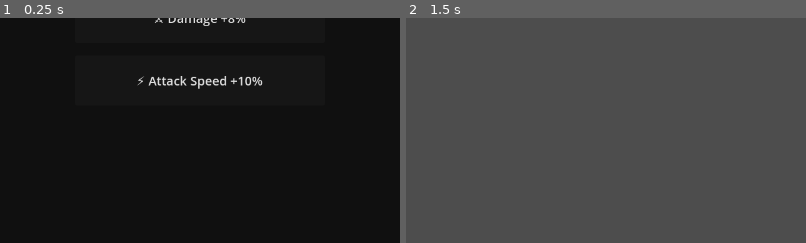
Above: before the commit, frames 1-2 (left to right).
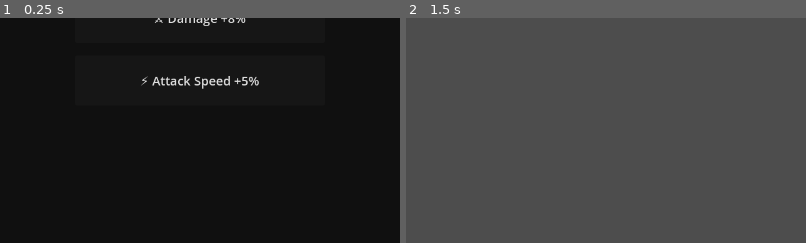
Above: after the commit, the same moments.

Repository: darkmage1000/Nebula-Revenant
Game: Godot game, scene res://LevelUpScreen.tscn
Two runs of this game, one before a commit and one after it. Both use one fixed random seed, a clock stepped at 60 frames per second and the inputs below. This scene is started directly instead of the project's main scene.
Inputs:
- Up to frame 1 (0.25 s): no input
- Up to frame 2 (1.5 s): click "⚔️ Damage +4%" at 0.5 s; tap Enter (ui_accept) at 1.25 s; hold D (ui_right) from 1.28 s (still down)
The pictures show only the part of the screen within x 25-75%, y 50-100%; the shares and areas given below are measured in that part.

The runs differ from the first frame. In frame 1, 0.8% of the frame differs, in the area x 34-66%, y 25-32%; in frame 2, nothing differs.

Commit message:
Fix boss chest crash and nerf attack speed upgrades
- Fixed crash when picking up boss chest by adding player to "player" group
- Nerfed all attack speed upgrades across items and level ups:
  * Common items: 10% → 5%
  * Uncommon items: 25% → 12%, 40% → 20%
  * Legendary: x2 → +50%
  * Level up options reduced by ~40-50% across the board
  * Weapon-specific upgrades: 20-25% → 12-15%
- More balanced progression to prevent excessive fire rate stacking

Diff:
--- a/Chest.gd
+++ b/Chest.gd
@@ -35,10 +35,10 @@
 		},
 		{
 			"name": "Worn Gloves",
-			"description": "+10% Attack Speed",
+			"description": "+5% Attack Speed",
 			"effect_type": "stat",
 			"stat": "attack_speed_mult",
-			"value": 0.1,
+			"value": 0.05,
 			"icon_color": Color(1.0, 0.9, 0.3)
 		},
 		{
@@ -69,10 +69,10 @@
 		},
 		{
 			"name": "Energy Drink",
-			"description": "+25% Attack Speed",
+			"description": "+12% Attack Speed",
 			"effect_type": "stat",
 			"stat": "attack_speed_mult",
-			"value": 0.25,
+			"value": 0.12,
 			"icon_color": Color(0.3, 0.6, 1.0)
 		},
 		{
@@ -135,10 +135,10 @@
 		},
 		{
 			"name": "Time Warp Crystal",
-			"description": "+40% Attack Speed",
+			"description": "+20% Attack Speed",
 			"effect_type": "stat",
 			"stat": "attack_speed_mult",
-			"value": 0.4,
+			"value": 0.2,
 			"icon_color": Color(0.2, 1.0, 0.3)
 		},
 		{
@@ -189,10 +189,10 @@
 		},
 		{
 			"name": "Chrono Accelerator",
-			"description": "x2 Attack Speed + +50% Move Speed",
-			"effect_type": "multi",
-			"effects": [
-				{"stat": "attack_speed_mult", "value": 1.0},  # x2
+			"description": "+50% Attack Speed + +50% Move Speed",
+			"effect_type": "multi",
+			"effects": [
+				{"stat": "attack_speed_mult", "value": 0.5},  # +50%
 				{"stat": "speed", "value": 0.5}
 			],
 			"icon_color": Color(0.8, 0.3, 1.0)
@@ -209,13 +209,13 @@
 		},
 		{
 			"name": "Apocalypse Engine",
-			"description": "+40% Damage, +75% Other Stats",
+			"description": "+40% Damage, +35% Other Stats",
 			"effect_type": "multi",
 			"effects": [
 				{"stat": "damage_mult", "value": 0.40},
-				{"stat": "attack_speed_mult", "value": 0.75},
-				{"stat": "speed", "value": 0.75},
-				{"stat": "aoe_mult", "value": 0.75}
+				{"stat": "attack_speed_mult", "value": 0.35},
+				{"stat": "speed", "value": 0.35},
+				{"stat": "aoe_mult", "value": 0.35}
 			],
 			"icon_color": Color(0.8, 0.3, 1.0)
 		}
--- a/level_up_screen.gd
+++ b/level_up_screen.gd
@@ -17,8 +17,8 @@
 	# ==================== OFFENSE STATS (HEAVILY NERFED) ====================
 	{"type": "stat", "key": "damage_mult", "value": 0.04, "label": "⚔️ Damage +4%", "desc": "All weapons deal more damage", "rarity": "common"},
 	{"type": "stat", "key": "damage_mult", "value": 0.08, "label": "⚔️ Damage +8%", "desc": "Significant damage boost to all weapons", "rarity": "uncommon"},
-	{"type": "stat", "key": "attack_speed_mult", "value": 0.10, "label": "⚡ Attack Speed +10%", "desc": "All weapons fire faster", "rarity": "common"},
-	{"type": "stat", "key": "attack_speed_mult", "value": 0.18, "label": "⚡ Attack Speed +18%", "desc": "Major fire rate increase", "rarity": "uncommon"},
+	{"type": "stat", "key": "attack_speed_mult", "value": 0.05, "label": "⚡ Attack Speed +5%", "desc": "All weapons fire faster", "rarity": "common"},
+	{"type": "stat", "key": "attack_speed_mult", "value": 0.10, "label": "⚡ Attack Speed +10%", "desc": "Major fire rate increase", "rarity": "uncommon"},
 	{"type": "stat", "key": "crit_chance", "value": 0.03, "label": "🎯 Crit Chance +3%", "desc": "Higher chance for critical hits", "rarity": "common"},
 	{"type": "stat", "key": "crit_chance", "value": 0.07, "label": "🎯 Crit Chance +7%", "desc": "Much higher critical hit chance", "rarity": "rare"},
 	{"type": "stat", "key": "crit_damage", "value": 0.15, "label": "💥 Crit Damage +15%", "desc": "Critical hits deal more damage", "rarity": "uncommon"},
@@ -50,8 +50,8 @@
 	# ==================== PISTOL UPGRADES (HEAVILY NERFED) ====================
 	{"type": "weapon", "weapon": "pistol", "key": "damage", "value": 1.5, "label": "🔫 Pistol: +1.5 Damage", "desc": "More damage per shot", "rarity": "common"},
 	{"type": "weapon", "weapon": "pistol", "key": "damage", "value": 2.5, "label": "🔫 Pistol: +2.5 Damage", "desc": "Major damage increase", "rarity": "uncommon"},
-	{"type": "weapon", "weapon": "pistol", "key": "attack_speed", "value": 0.10, "label": "🔫 Pistol: +10% Fire Rate", "desc": "Shoot faster", "rarity": "common"},
-	{"type": "weapon", "weapon": "pistol", "key": "attack_speed", "value": 0.20, "label": "🔫 Pistol: +20% Fire Rate", "desc": "Rapid fire mode", "rarity": "uncommon"},
+	{"type": "weapon", "weapon": "pistol", "key": "attack_speed", "value": 0.08, "label": "🔫 Pistol: +8% Fire Rate", "desc": "Shoot faster", "rarity": "common"},
+	{"type": "weapon", "weapon": "pistol", "key": "attack_speed", "value": 0.15, "label": "🔫 Pistol: +15% Fire Rate", "desc": "Rapid fire mode", "rarity": "uncommon"},
 	{"type": "weapon", "weapon": "pistol", "key": "pierce", "value": 1, "label": "🔫 Pistol: +1 Pierce", "desc": "Bullets pass through enemies", "rarity": "rare"},
 	{"type": "weapon", "weapon": "pistol", "key": "projectiles", "value": 1, "label": "🔫 Pistol: +1 Projectile", "desc": "Fire an extra bullet", "rarity": "rare"},
 
@@ -59,7 +59,7 @@
 	{"type": "weapon", "weapon": "shotgun", "key": "damage", "value": 1.5, "label": "💥 Shotgun: +1.5 Damage", "desc": "Each pellet hits harder", "rarity": "common"},
 	{"type": "weapon", "weapon": "shotgun", "key": "damage", "value": 2.5, "label": "💥 Shotgun: +2.5 Damage", "desc": "Devastating pellet damage", "rarity": "uncommon"},
 	{"type": "weapon", "weapon": "shotgun", "key": "projectiles", "value": 2, "label": "💥 Shotgun: +2 Pellets", "desc": "Fire more pellets per shot", "rarity": "uncommon"},
-	{"type": "weapon", "weapon": "shotgun", "key": "attack_speed", "value": 0.20, "label": "💥 Shotgun: +20% Fire Rate", "desc": "Faster between shots", "rarity": "common"},
+	{"type": "weapon", "weapon": "shotgun", "key": "attack_speed", "value": 0.12, "label": "💥 Shotgun: +12% Fire Rate", "desc": "Faster between shots", "rarity": "common"},
 	{"type": "weapon", "weapon": "shotgun", "key": "pierce", "value": 1, "label": "💥 Shotgun: +1 Pierce", "desc": "Pellets pass through enemies", "rarity": "rare"},
 	{"type": "weapon", "weapon": "shotgun", "key": "knockback", "value": 30, "label": "💥 Shotgun: +30 Knockback", "desc": "Blast enemies away", "rarity": "uncommon"},
 
@@ -68,7 +68,7 @@
 	{"type": "weapon", "weapon": "grenade", "key": "damage", "value": 15, "label": "💣 Grenade: +15 Damage", "desc": "Massive explosion damage", "rarity": "uncommon"},
 	{"type": "weapon", "weapon": "grenade", "key": "aoe", "value": 20, "label": "💣 Grenade: +20 Blast Radius", "desc": "Larger explosion area", "rarity": "uncommon"},
 	{"type": "weapon", "weapon": "grenade", "key": "aoe", "value": 40, "label": "💣 Grenade: +40 Blast Radius", "desc": "Huge explosion radius", "rarity": "rare"},
-	{"type": "weapon", "weapon": "grenade", "key": "attack_speed", "value": 0.20, "label": "💣 Grenade: +20% Throw Speed", "desc": "Throw grenades faster", "rarity": "common"},
+	{"type": "weapon", "weapon": "grenade", "key": "attack_speed", "value": 0.12, "label": "💣 Grenade: +12% Throw Speed", "desc": "Throw grenades faster", "rarity": "common"},
 	{"type": "weapon", "weapon": "grenade", "key": "projectiles", "value": 1, "label": "💣 Grenade: +1 Grenade", "desc": "Throw multiple grenades", "rarity": "legendary"},
 
 	# ==================== AURA UPGRADES ====================
@@ -77,7 +77,7 @@
 	{"type": "weapon", "weapon": "aura", "key": "damage", "value": 10, "label": "☢️ Aura: +10 Damage", "desc": "Devastating radiation field", "rarity": "rare"},
 	{"type": "weapon", "weapon": "aura", "key": "aoe", "value": 25, "label": "☢️ Aura: +25 Radius", "desc": "Larger damage field", "rarity": "uncommon"},
 	{"type": "weapon", "weapon": "aura", "key": "aoe", "value": 50, "label": "☢️ Aura: +50 Radius", "desc": "Massive damage field", "rarity": "rare"},
-	{"type": "weapon", "weapon": "aura", "key": "attack_speed", "value": 0.25, "label": "☢️ Aura: +25% Tick Rate", "desc": "Damage enemies more frequently", "rarity": "uncommon"},
+	{"type": "weapon", "weapon": "aura", "key": "attack_speed", "value": 0.15, "label": "☢️ Aura: +15% Tick Rate", "desc": "Damage enemies more frequently", "rarity": "uncommon"},
 ]
 
 # UI Nodes - now using correct paths from the scene
--- a/player.gd
+++ b/player.gd
@@ -123,6 +123,9 @@
 # 6. _READY
 # ==============================================================
 func _ready():
+	# Add player to group so chests can find it
+	add_to_group("player")
+
 	player_stats.current_health = player_stats.max_health
 	apply_starting_bonuses()
 	apply_character_bonuses()
